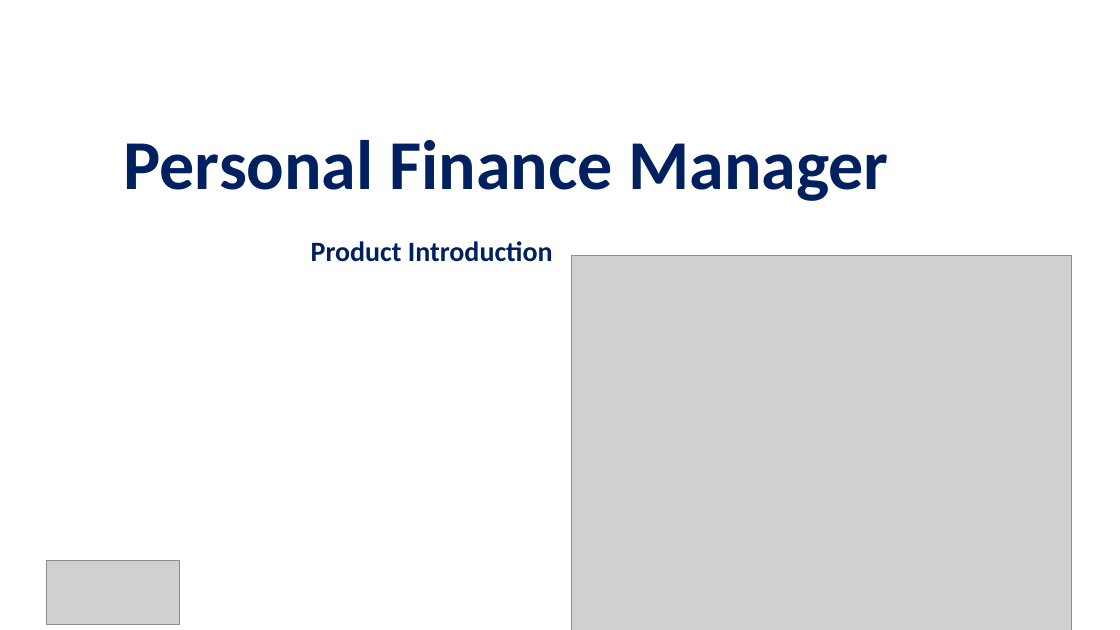
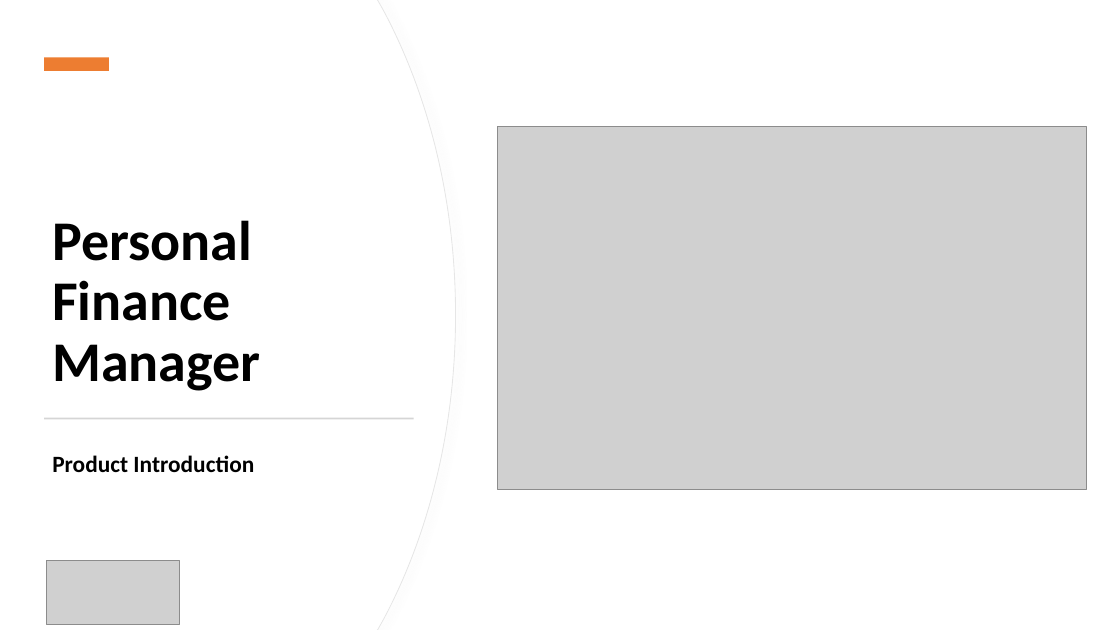
Before and after one commit to AitrichAcademyMeanStack/personal-finance-manager-workshop-ppts, a slide deck: slide 4 of WORKSHOP_INTRO/mean-finance-manager-workshop-intro.pptx (slide 6 before the commit). Drawn at 1120x630 pixels with LibreOffice and Linux fonts; fonts in the diff are those of the drawing; grey boxes stand for pictures. Boxes give left, top, right and bottom in pixels: in the first picture for what was removed or moved away, otherwise in the second. Text is boxed around its words. In the diff, an @@ line names an element or a change of style, - is before the commit and + after.

```diff
--- a/WORKSHOP_INTRO/mean-finance-manager-workshop-intro.pptx
+++ b/WORKSHOP_INTRO/mean-finance-manager-workshop-intro.pptx
@@ freeform shape added at (x1=0, y1=0, x2=455, y2=630), fill #FFFFFF, outline #E6E6E6 0.75 pt @@
@@ freeform shape added at (x1=0, y1=0, x2=455, y2=630), fill #FFFFFF @@
@@ rectangle added at (x1=44, y1=58, x2=109, y2=71), fill #ED7D31 @@
@@ title "Personal Finance Manager" moved from (x1=124, y1=140, x2=889, y2=201) to (x1=52, y1=220, x2=260, y2=391) @@
@@ title "Personal Finance Manager" at (x1=52, y1=220, x2=260, y2=391): size 60 to 48 pt, text colour #002060 to #000000 @@
@@ picture resized from (x1=572, y1=255, x2=1072, y2=630) to (x1=497, y1=127, x2=1086, y2=489) @@
@@ rectangle added at (x1=45, y1=418, x2=414, y2=419), fill #D5D5D5 @@
@@ text "Product Introduction" moved from (x1=311, y1=241, x2=553, y2=262) to (x1=52, y1=455, x2=254, y2=472) @@
@@ text "Product Introduction" at (x1=52, y1=455, x2=254, y2=472): size 24 to 20 pt, text colour #002060 to #000000 @@
```
Also in this commit, not shown: 13 other slides changed, 5 slides added, 1 other file.
